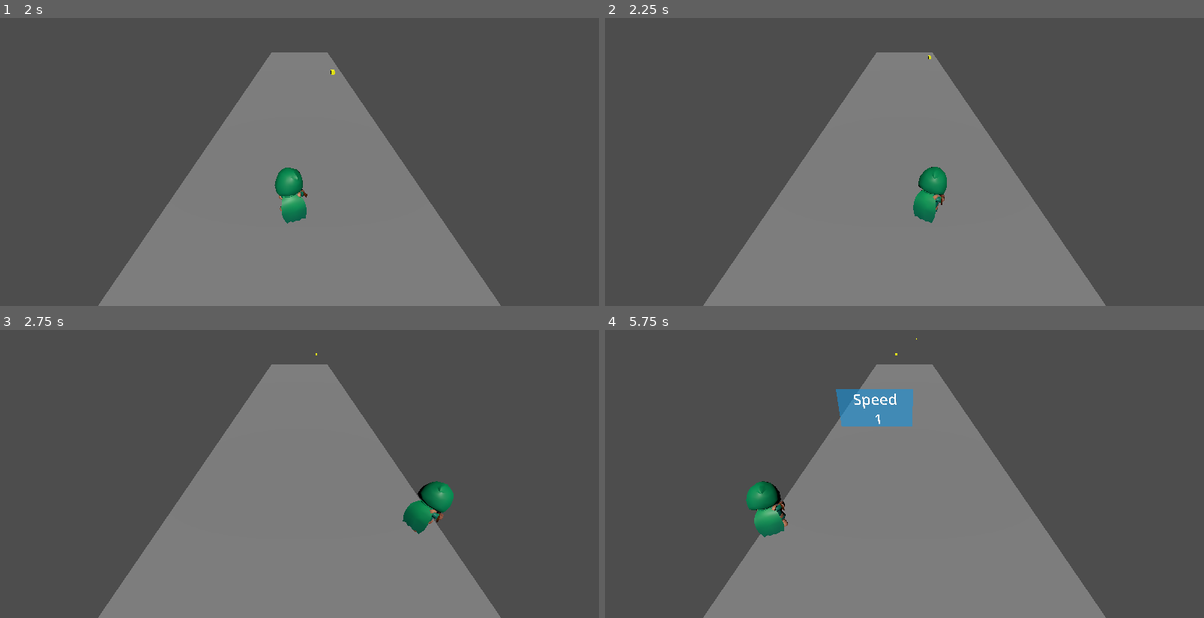
Above: before the commit, frames 1-4 (two rows, left to right).
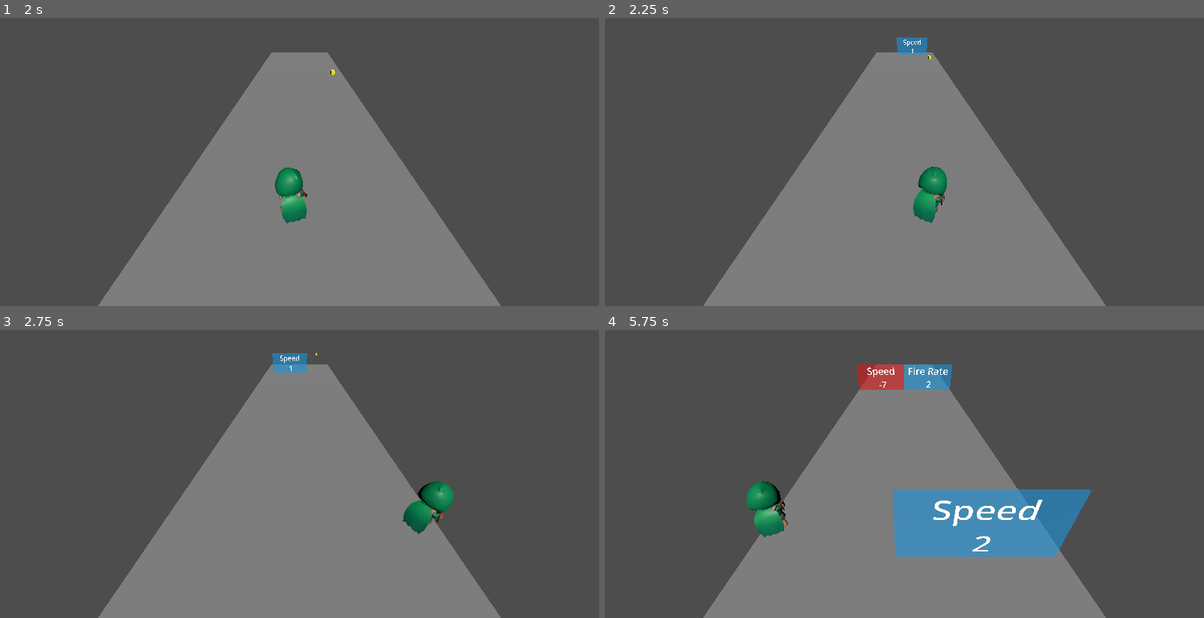
Above: after the commit, the same moments.

Repository: RoldLorenzo/ad_game
Game: Godot game, scene res://scenes/main.tscn
The game is run twice, just before and just after one commit, with the same random seed, the same clock (stepped at 60 frames per second) and the same inputs.
Inputs:
- Up to frame 1 (2 s): tap Enter at 0.5 s; hold D (move_right) 0.53-1.28 s; hold A (move_left) from 1.28 s (still down)
- Up to frame 2 (2.25 s): release A (move_left) at 2.03 s; hold D (move_right) from 2.03 s (still down)
- Up to frame 3 (2.75 s): keep holding D (move_right)
- Up to frame 4 (5.75 s): release D (move_right) at 3.53 s; hold A (move_left) from 3.53 s (still down)

Frame 1 is identical in both runs. In frame 2, 0.3% of the frame differs, in the area x 48-54%, y 6-13%; in frame 3, 0.4%; in frame 4, 10%, in the area x 38-82%, y 2-79%.

Commit message:
add setters for speed and fire_rate

Diff:
--- a/scenes/main.tscn
+++ b/scenes/main.tscn
@@ -62,7 +62,7 @@
 transform = Transform3D(1, 0, 0, 0, 0.707107, 0.707107, 0, -0.707107, 0.707107, 3, 8, 12)
 
 [node name="SpawnTimer" type="Timer" parent="."]
-wait_time = 3.0
+wait_time = 2.0
 autostart = true
 
 [connection signal="timeout" from="SpawnTimer" to="." method="_on_spawn_timer_timeout"]
--- a/scenes/rogue_hooded.tscn
+++ b/scenes/rogue_hooded.tscn
@@ -70,70 +70,72 @@
 transform = Transform3D(1.295, 0, 0, 0, 1.295, 0, 0, 0, 1.295, 0, -1.495, 0)
 
 [node name="Skeleton3D" parent="Rig" index="0"]
-bones/0/rotation = Quaternion(-1.72064e-08, 0.5, 2.98023e-08, 0.866025)
-bones/1/position = Vector3(5.81289e-16, 0.432355, 1.57176e-15)
-bones/1/rotation = Quaternion(0.0959553, -0.00670995, -0.069433, 0.992938)
-bones/2/rotation = Quaternion(-0.000897545, -0.221159, -0.0173743, 0.975083)
-bones/3/rotation = Quaternion(0.0750994, -0.157063, 0.0604578, 0.982871)
-bones/4/position = Vector3(0.241139, 0.135566, 0.0782876)
-bones/4/rotation = Quaternion(-0.479863, -0.384074, -0.788508, -0.0217753)
-bones/5/rotation = Quaternion(4.35914e-08, -1.77912e-08, -0.709239, 0.704968)
-bones/7/rotation = Quaternion(-0.336102, 0.397004, -0.30868, 0.796329)
-bones/8/position = Vector3(-3.13882e-09, 0.0961251, -0.0575)
-bones/8/rotation = Quaternion(0.00263871, -0.00651585, -0.721726, 0.692144)
-bones/10/position = Vector3(-0.2054, 0.134826, -0.0744359)
-bones/10/rotation = Quaternion(-0.641002, 0.239012, 0.484021, 0.545631)
-bones/11/rotation = Quaternion(5.46603e-08, 9.50876e-09, 0.786583, 0.617485)
-bones/13/rotation = Quaternion(-0.209266, 0.508125, 0.337661, 0.7642)
-bones/14/position = Vector3(-0.00353484, 0.0925301, -0.0759096)
-bones/14/rotation = Quaternion(0.0230462, 0.0128456, 0.730133, 0.682796)
-bones/19/rotation = Quaternion(-0.0191024, 0.171711, 0.08843, 0.980985)
-bones/21/position = Vector3(0.170945, 0.113587, -0.0724837)
-bones/21/rotation = Quaternion(0.999284, 0.0312311, -0.00686249, 0.0202337)
-bones/22/rotation = Quaternion(0.707459, 9.64804e-09, -4.88175e-07, 0.706754)
-bones/23/rotation = Quaternion(-0.272634, -0.0373755, -0.00602357, 0.961373)
-bones/24/rotation = Quaternion(-3.16545e-08, 0.920355, -0.391084, 6.78278e-08)
-bones/25/position = Vector3(-0.170945, 0.113587, 0.0724837)
-bones/25/rotation = Quaternion(0.959474, 0.0505061, 0.0105494, 0.277033)
-bones/26/rotation = Quaternion(0.00197285, -8.34552e-08, -1.09966e-08, 0.999998)
-bones/27/rotation = Quaternion(-0.451048, 0.0101534, -0.0159991, 0.892298)
-bones/28/rotation = Quaternion(2.18941e-08, 0.920355, -0.391084, -7.30776e-08)
-bones/29/position = Vector3(0.170945, 0.30083, 0.584333)
-bones/29/rotation = Quaternion(0.707107, -2.39839e-07, -3.55184e-08, 0.707107)
-bones/30/position = Vector3(0.170945, 0.127798, -0.437809)
-bones/30/rotation = Quaternion(0.182995, -1.00496e-07, 1.81543e-08, 0.983114)
-bones/31/position = Vector3(4.55695e-09, 0.362833, -2.42861e-15)
-bones/31/rotation = Quaternion(-1.45184e-08, -7.45058e-09, 1, -4.88191e-10)
-bones/32/rotation = Quaternion(-1.09882e-07, 0.391084, 0.920355, -1.6257e-08)
-bones/34/rotation = Quaternion(1, -1.44977e-08, 1.95433e-07, 1.86264e-09)
-bones/36/position = Vector3(-0.170945, 0.30083, 0.584333)
-bones/36/rotation = Quaternion(0.707107, -4.87752e-08, 1.55545e-07, 0.707107)
-bones/37/position = Vector3(-0.170945, 0.231713, 0.520118)
-bones/37/rotation = Quaternion(-0.879155, -5.35916e-08, -8.57111e-08, 0.476536)
-bones/38/rotation = Quaternion(7.25382e-09, -1.35037e-22, 1, 4.60692e-10)
-bones/39/position = Vector3(1.86541e-08, 0.213436, 2.14539e-08)
-bones/39/rotation = Quaternion(-9.90067e-08, 0.391084, 0.920355, -2.83689e-08)
-bones/40/position = Vector3(-6.31127e-09, 0.16565, -3.00468e-08)
-bones/41/rotation = Quaternion(1, 1.66275e-09, 1.97787e-07, 3.2375e-16)
-bones/43/position = Vector3(1.08793, 0.706761, 0.0332676)
-bones/43/rotation = Quaternion(-0.696364, -0.122788, -0.122788, 0.696364)
-bones/44/position = Vector3(0.386399, 0.899075, 0.522326)
-bones/44/rotation = Quaternion(0.510202, 0.371507, 0.701652, 0.330697)
-bones/45/position = Vector3(-0.208121, 0.906761, -0.792704)
-bones/45/rotation = Quaternion(-0.696364, -0.122788, -0.122788, 0.696364)
-bones/46/position = Vector3(-0.516082, 0.899075, -0.0382843)
-bones/46/rotation = Quaternion(-0.755235, 0.475195, 0.426899, -0.14686)
+bones/0/position = Vector3(0, 0.0140586, 0)
+bones/1/position = Vector3(0, 0.396667, 0)
+bones/1/rotation = Quaternion(0.0958458, -1.1866e-07, 1.14257e-08, 0.995396)
+bones/2/rotation = Quaternion(0.00681209, -0.225208, -0.0113683, 0.974221)
+bones/3/rotation = Quaternion(0.0421351, 0.00107763, 0.00554391, 0.999096)
+bones/4/position = Vector3(0.237825, 0.134132, 0.0707304)
+bones/4/rotation = Quaternion(-0.516244, -0.423309, -0.744513, 0.0016626)
+bones/5/rotation = Quaternion(3.38591e-08, -2.51399e-08, -0.701464, 0.712705)
+bones/7/rotation = Quaternion(-0.317354, 0.340854, -0.313524, 0.827531)
+bones/8/position = Vector3(8.34828e-10, 0.0961251, -0.0575)
+bones/8/rotation = Quaternion(1.60975e-09, 1.60975e-09, -0.707107, 0.707107)
+bones/10/position = Vector3(-0.205704, 0.134132, -0.0728219)
+bones/10/rotation = Quaternion(-0.639517, 0.26388, 0.51231, 0.508846)
+bones/11/rotation = Quaternion(6.41077e-08, 2.71736e-08, 0.761218, 0.648496)
+bones/13/rotation = Quaternion(-0.20998, 0.497551, 0.326497, 0.775726)
+bones/14/position = Vector3(-0.00346816, 0.0806362, -0.0749838)
+bones/14/rotation = Quaternion(0.0182482, 0.0177895, 0.707211, 0.706543)
+bones/19/rotation = Quaternion(-0.0247756, 0.170713, 0.0872741, 0.981135)
+bones/21/position = Vector3(0.170945, 0.113587, 0.00346635)
+bones/21/rotation = Quaternion(0.980638, -1.09271e-07, -2.22097e-08, 0.195831)
+bones/22/rotation = Quaternion(0.231848, 6.71622e-08, -1.61011e-07, 0.972752)
+bones/23/rotation = Quaternion(-0.503778, 1.27485e-08, 1.68779e-08, 0.863833)
+bones/24/rotation = Quaternion(-3.04797e-08, 0.920355, -0.391084, 6.94848e-08)
+bones/25/position = Vector3(-0.170945, 0.113587, -0.00346631)
+bones/25/rotation = Quaternion(0.971181, 3.22699e-07, 9.075e-09, 0.238344)
+bones/26/rotation = Quaternion(0.878706, -3.29587e-08, 6.10235e-07, 0.477363)
+bones/27/rotation = Quaternion(-0.473513, 9.48215e-08, -4.68874e-07, 0.880787)
+bones/28/rotation = Quaternion(3.04797e-08, 0.920355, -0.391084, -6.94849e-08)
+bones/29/position = Vector3(0.170945, 0.364193, 0.647695)
+bones/29/rotation = Quaternion(0.707107, -2.29302e-07, -4.60551e-08, 0.707107)
+bones/30/position = Vector3(0.170945, 0.0286139, 0.297788)
+bones/30/rotation = Quaternion(-0.715285, -6.94468e-08, -7.16006e-08, 0.698833)
+bones/31/rotation = Quaternion(7.54953e-15, -1.38321e-22, 1, 4.44089e-16)
+bones/32/position = Vector3(3.75294e-09, 0.213436, 0)
+bones/32/rotation = Quaternion(-1.04035e-07, 0.391084, 0.920355, -2.95261e-08)
+bones/33/position = Vector3(-6.31128e-09, 0.16565, -5.09137e-09)
+bones/34/rotation = Quaternion(1, -1.33227e-15, 1.94707e-07, 0)
+bones/36/position = Vector3(-0.170945, 0.364193, 0.647695)
+bones/36/rotation = Quaternion(0.707107, -3.82385e-08, 1.45009e-07, 0.707107)
+bones/37/position = Vector3(-0.170945, 0.0788574, -0.196624)
+bones/37/rotation = Quaternion(0.0333291, -1.05711e-07, 9.34857e-09, 0.999444)
+bones/38/position = Vector3(1.94581e-08, 0.362833, 5.96046e-08)
+bones/38/rotation = Quaternion(7.10544e-15, -1.38321e-22, 1, -2.22045e-16)
+bones/39/position = Vector3(3.75294e-09, 0.213436, 2.14539e-08)
+bones/39/rotation = Quaternion(-1.04035e-07, 0.391084, 0.920355, -2.95261e-08)
+bones/40/position = Vector3(-6.31128e-09, 0.16565, 2.282e-08)
+bones/41/rotation = Quaternion(1, 4.44087e-16, 1.94707e-07, 1.54616e-29)
+bones/43/position = Vector3(0.453508, 0.906761, -0.688859)
+bones/43/rotation = Quaternion(-0.707107, -7.27951e-08, -7.27951e-08, 0.707107)
+bones/44/position = Vector3(0.513182, 0.785378, 0.158836)
+bones/44/rotation = Quaternion(0.65283, 0.478582, 0.520537, 0.271686)
+bones/45/position = Vector3(-0.453507, 0.906761, -0.68886)
+bones/45/rotation = Quaternion(-0.707107, -7.27951e-08, -7.27951e-08, 0.707107)
+bones/46/position = Vector3(-0.513182, 0.785378, 0.158836)
+bones/46/rotation = Quaternion(-0.65283, 0.478582, 0.520537, -0.271686)
 
 [node name="Knife_Offhand" parent="Rig/Skeleton3D" index="0"]
-transform = Transform3D(0.943358, -0.323763, 0.0724661, -0.0617316, 0.0433173, 0.997151, -0.325979, -0.945145, 0.0208773, 0.312945, 0.913144, 0.445531)
+transform = Transform3D(0.97533, 0.218968, -0.0279809, -0.00425232, 0.145368, 0.989368, 0.220708, -0.964842, 0.142713, -0.127288, 0.877041, 0.618313)
 visible = false
 
 [node name="1H_Crossbow" parent="Rig/Skeleton3D" index="1"]
-transform = Transform3D(0.736166, 0.0649127, 0.673681, -0.0616781, 0.997682, -0.0287332, -0.673984, -0.0203987, 0.738463, -0.235316, 1.02889, 0.17065)
+transform = Transform3D(0.999089, -0.0242533, 0.0350993, 0.0284147, 0.99195, -0.123396, -0.0318237, 0.124281, 0.991736, -0.421464, 0.972611, 0.020454)
 visible = false
 
 [node name="2H_Crossbow" parent="Rig/Skeleton3D" index="2"]
-transform = Transform3D(0.736166, 0.0649127, 0.673681, -0.0616781, 0.997682, -0.0287332, -0.673984, -0.0203987, 0.738463, -0.235316, 1.02889, 0.17065)
+transform = Transform3D(0.999089, -0.0242533, 0.0350993, 0.0284147, 0.99195, -0.123396, -0.0318237, 0.124281, 0.991736, -0.421464, 0.972611, 0.020454)
 
 [node name="2H_Crossbow" parent="Rig/Skeleton3D/2H_Crossbow" index="0"]
 visible = false
@@ -142,22 +144,22 @@
 transform = Transform3D(0.128196, 3.40617e-05, -2.09608, -1.43144e-05, 2.1, 3.32494e-05, 2.09608, 1.22562e-05, 0.128196, -0.00999999, 0.125, 0.24)
 
 [node name="Knife" parent="Rig/Skeleton3D" index="3"]
-transform = Transform3D(-0.673681, 0.0649128, 0.736166, 0.028733, 0.997682, -0.0616784, -0.738463, -0.020399, -0.673984, -0.164157, 1.03621, 0.247703)
+transform = Transform3D(-0.0350994, -0.024253, 0.999089, 0.123396, 0.99195, 0.0284144, -0.991736, 0.124281, -0.0318237, -0.418043, 0.969975, 0.125505)
 visible = false
 
 [node name="Throwable" parent="Rig/Skeleton3D" index="4"]
-transform = Transform3D(-0.673681, 0.0649127, 0.736166, 0.028733, 0.997682, -0.0616783, -0.738463, -0.0203989, -0.673984, -0.152457, 1.21604, 0.244026)
+transform = Transform3D(-0.0350993, -0.0242531, 0.999089, 0.123396, 0.99195, 0.0284145, -0.991736, 0.124281, -0.0318237, -0.422414, 1.14877, 0.147906)
 visible = false
 
 [node name="Rogue_Cape" parent="Rig/Skeleton3D" index="5"]
-transform = Transform3D(0.951272, 0.207215, 0.22835, -0.166644, 0.968563, -0.184706, -0.259445, 0.137653, 0.955898, 0.191322, 1.21658, 0.0108208)
+transform = Transform3D(0.8992, -0.0278194, -0.436652, -0.0972239, 0.960322, -0.261396, 0.426599, 0.277501, 0.860818, 0.000388699, 1.19942, 0.182428)
 
 [node name="AnimationTree" type="AnimationTree" parent="." index="2"]
 tree_root = SubResource("AnimationNodeBlendTree_27mb0")
 anim_player = NodePath("../AnimationPlayer")
 parameters/RunWeapon/blend_amount = 1.0
-parameters/Transition/current_state = 0.692286
-parameters/Transition/transition_request = 0.0166667
+parameters/Transition/current_state = "Run"
+parameters/Transition/transition_request = ""
 parameters/Transition/current_index = 2
 
 [node name="CollisionShape3D" type="CollisionShape3D" parent="." index="3"]
--- a/scripts/player.gd
+++ b/scripts/player.gd
@@ -2,11 +2,34 @@
 class_name Player
 
 @onready var animation_tree: AnimationTree = $AnimationTree
+@export var bullet_scene: PackedScene
+const max_speed = 100
+const min_speed = 5
+const max_fire_rate_cooldown = 5
+const min_fire_rate_cooldown = 0.2
 
-@export var speed = 10
-@export var bullet_scene: PackedScene
-@export var min_fire_rate: float = 0.2
-@export var max_speed: int = 100
+@export var speed = 10 :
+	set(value):
+		if value > max_speed:
+			speed = max_speed
+		elif value < min_speed:
+			speed = min_speed
+		else:
+			speed = value
+
+@export var fire_rate = 2 :
+	set(value):
+		print(value)
+
+		if value > max_fire_rate_cooldown:
+			fire_rate = max_fire_rate_cooldown
+		elif value < min_fire_rate_cooldown:
+			fire_rate = min_fire_rate_cooldown
+		else:
+			fire_rate = value
+
+		print(fire_rate)
+		$ShootTimer.wait_time = fire_rate
 
 func _ready() -> void:
 	pass
@@ -28,13 +51,6 @@
 	velocity = direction * speed
 	move_and_slide()
 
-func upgrade_fire_rate(time_off: float) -> void:
-	var new_time = $ShootTimer.wait_time - time_off
-	$ShootTimer.wait_time = max(new_time, min_fire_rate)
-
-func upgrade_speed(increase: int) -> void:
-	speed = min(speed + increase, max_speed)
-
 func _on_shoot_timer_timeout() -> void:
 	var bullet = bullet_scene.instantiate()
 
--- a/scripts/upgrade_area.gd
+++ b/scripts/upgrade_area.gd
@@ -42,9 +42,9 @@
 		var player: Player = body
 
 		if upgrade == "Fire Rate":
-			player.upgrade_fire_rate(value * 0.1)
+			player.fire_rate -= value * 0.1
 		elif upgrade == "Speed":
-			player.upgrade_speed(value)
+			player.speed += value
 
 		call_deferred("free")
 
